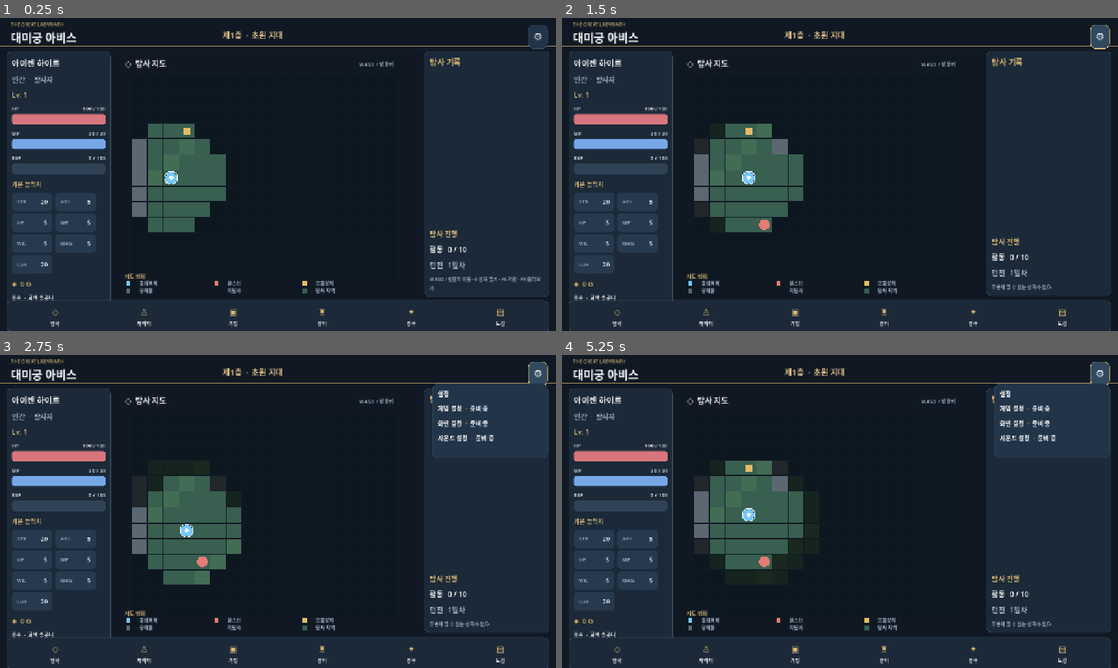
Above: before the commit, frames 1-4 (two rows, left to right).
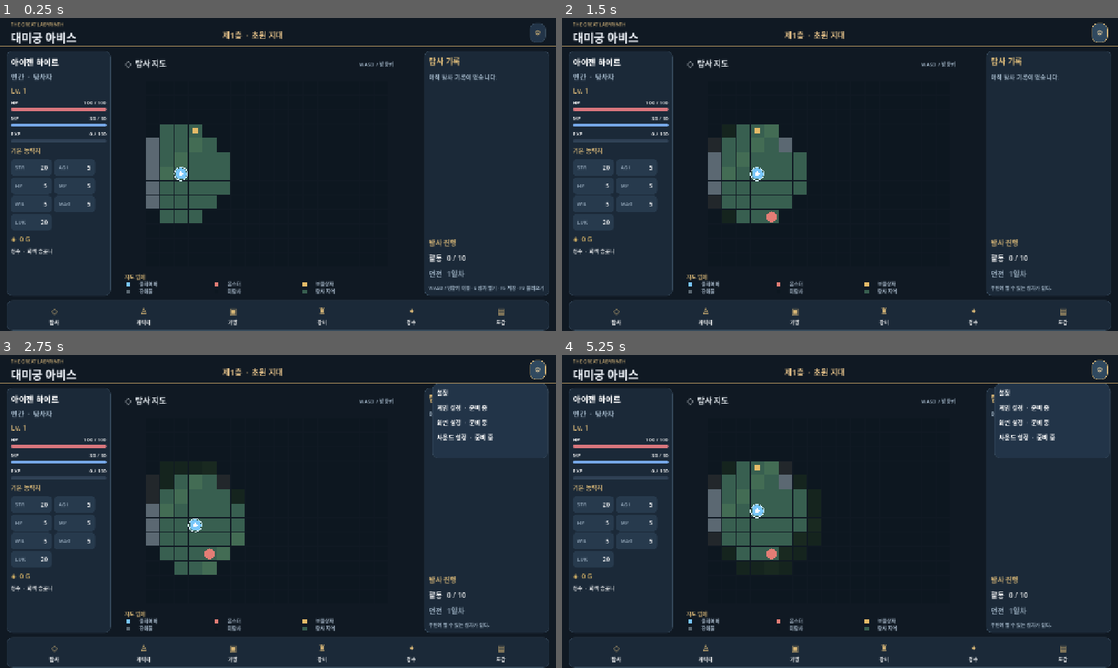
Above: after the commit, the same moments.

Repository: anjunhui007-dev/Abyss_v0_1
Game: Godot game, scene res://scenes/main.tscn
Two runs of this game, one before a commit and one after it. Both use one fixed random seed, a clock stepped at 60 frames per second and the inputs below.
Inputs:
- Up to frame 1 (0.25 s): no input
- Up to frame 2 (1.5 s): click "⚙" at 0.5 s; tap Enter at 1.25 s; hold D from 1.28 s (still down); tap E at 1.35 s
- Up to frame 3 (2.75 s): tap Space at 2 s; release D at 2.03 s; hold S from 2.03 s (still down); tap E at 2.1 s
- Up to frame 4 (5.25 s): tap Enter at 2.75, 4.25 s; release S at 2.78 s; hold D 2.78-3.53 s; tap E every 0.75 s from 2.85 to 5.1 s; tap Space at 3.5, 5 s; hold W 3.53-4.28 s; hold A from 4.28 s (still down)

The runs differ from the first frame. In frame 1, 7.2% of the frame differs, in the area x 1-99%, y 1-100%; in frame 2, 6.8%; in frame 3, 7.0%; in frame 4, 7.0%.

Commit message:
Tighten HUD spacing, slim progress bars, center map, separate legend and resize settings button

Diff:
--- a/scripts/main.gd
+++ b/scripts/main.gd
@@ -2,8 +2,8 @@
 
 const W := 17
 const H := 13
-const CELL := 36
-const ORIGIN := Vector2(305, 135)
+const CELL := 33
+const ORIGIN := Vector2(335, 145)
 const SAVE_PATH := "user://abyss_save.json"
 const DIRS := [Vector2i.UP, Vector2i.DOWN, Vector2i.LEFT, Vector2i.RIGHT]
 
@@ -66,7 +66,14 @@
 	style.border_color = Color(border)
 	style.set_border_width_all(1)
 	style.set_corner_radius_all(radius)
-	style.set_content_margin_all(12)
+	style.set_content_margin_all(10)
+	return style
+
+func _slim_style(bg: String) -> StyleBoxFlat:
+	var style := StyleBoxFlat.new()
+	style.bg_color = Color(bg)
+	style.set_corner_radius_all(4)
+	style.set_content_margin_all(0)
 	return style
 
 func _panel(pos: Vector2, dimensions: Vector2, bg: String = "1b2938") -> PanelContainer:
@@ -90,7 +97,7 @@
 
 func _stat_card(parent: Node, name: String, amount: String) -> void:
 	var card := PanelContainer.new()
-	card.custom_minimum_size = Vector2(94, 38)
+	card.custom_minimum_size = Vector2(94, 32)
 	card.add_theme_stylebox_override("panel", _style("273a4d", "273a4d", 7))
 	parent.add_child(card)
 	var row_box := HBoxContainer.new()
@@ -138,16 +145,19 @@
 	_make_label("제1층  ·  초원 지대", Vector2(512, 26), 18, Color("e5c28a"))
 	var settings_button := Button.new()
 	settings_button.text = "⚙"
-	settings_button.position = Vector2(1216, 15)
-	settings_button.custom_minimum_size = Vector2(43, 41)
-	settings_button.add_theme_font_size_override("font_size", 23)
+	settings_button.position = Vector2(1220, 12)
+	settings_button.custom_minimum_size = Vector2(34, 34)
+	settings_button.add_theme_font_size_override("font_size", 17)
+	settings_button.add_theme_color_override("font_color", Color("d9b878"))
+	settings_button.add_theme_color_override("font_hover_color", Color("f1d6a3"))
 	settings_button.add_theme_stylebox_override("normal", _style("223448"))
 	settings_button.add_theme_stylebox_override("hover", _style("30495f", "d9b878"))
+	settings_button.add_theme_stylebox_override("pressed", _style("30495f", "d9b878"))
 	settings_button.pressed.connect(_toggle_settings)
 	add_child(settings_button)
 	var left := _panel(Vector2(15, 76), Vector2(240, 563))
 	var left_col := VBoxContainer.new()
-	left_col.add_theme_constant_override("separation", 12)
+	left_col.add_theme_constant_override("separation", 8)
 	left.add_child(left_col)
 	var name_label := Label.new()
 	name_label.text = "아이젠 하이르"
@@ -175,11 +185,11 @@
 		amount.add_theme_font_size_override("font_size", 12)
 		line.add_child(amount)
 		var progress := ProgressBar.new()
-		progress.custom_minimum_size = Vector2(200, 9)
+		progress.custom_minimum_size = Vector2(200, 7)
 		progress.show_percentage = false
 		progress.max_value = 100
-		progress.add_theme_stylebox_override("background", _style("304256", "304256", 5))
-		progress.add_theme_stylebox_override("fill", _style(item[1], item[1], 5))
+		progress.add_theme_stylebox_override("background", _slim_style("304256"))
+		progress.add_theme_stylebox_override("fill", _slim_style(item[1]))
 		group.add_child(progress)
 		match item[0]:
 			"HP": hp_value = amount
@@ -191,7 +201,7 @@
 	var stat_grid := GridContainer.new()
 	stat_grid.columns = 2
 	stat_grid.add_theme_constant_override("h_separation", 6)
-	stat_grid.add_theme_constant_override("v_separation", 6)
+	stat_grid.add_theme_constant_override("v_separation", 4)
 	stat_column.add_child(stat_grid)
 	for stat in [["STR", "20"], ["AGI", "5"], ["HP", "5"], ["MP", "5"], ["WIL", "5"], ["MAG", "5"], ["LUK", "20"]]:
 		_stat_card(stat_grid, stat[0], stat[1])
@@ -209,8 +219,8 @@
 	middle.mouse_filter = Control.MOUSE_FILTER_IGNORE
 	_make_label("◇  탐사 지도", Vector2(288, 91), 18, Color("eaf0f5"))
 	_make_label("WASD / 방향키", Vector2(827, 97), 12, Color("9fb3c5"))
-	_make_label("지도 범례", Vector2(287, 585), 12, Color("d9b878"))
-	var legend_data := [["플레이어", 307, 603], ["몬스터", 510, 603], ["보물상자", 713, 603], ["장애물", 307, 620], ["미탐사", 510, 620], ["탐사 지역", 713, 620]]
+	_make_label("지도 범례", Vector2(287, 586), 12, Color("d9b878"))
+	var legend_data := [["플레이어", 307, 605], ["몬스터", 510, 605], ["보물상자", 713, 605], ["장애물", 307, 622], ["미탐사", 510, 622], ["탐사 지역", 713, 622]]
 	for item in legend_data:
 		_make_label(str(item[0]), Vector2(float(item[1]) + 14, float(item[2]) - 2), 11, Color("a5b6c7"))
 	var right := _panel(Vector2(977, 76), Vector2(288, 563))
@@ -224,6 +234,8 @@
 	right_col.add_child(heading)
 	reward_label = RichTextLabel.new()
 	reward_label.custom_minimum_size = Vector2(255, 345)
+	reward_label.add_theme_color_override("default_color", Color("eaf0f5"))
+	reward_label.text = "[color=#9fb3c5]아직 탐사 기록이 없습니다.[/color]"
 	reward_label.size_flags_vertical = Control.SIZE_EXPAND_FILL
 	reward_label.bbcode_enabled = true
 	reward_label.scroll_active = true
@@ -487,7 +499,7 @@
 		if not reward_parts.is_empty():
 			line += "\n[font_size=12]" + "    ".join(reward_parts) + "[/font_size]"
 		entries.append(line)
-	reward_label.text = "\n\n".join(entries)
+	reward_label.text = "\n\n".join(entries) if not entries.is_empty() else "[color=#9fb3c5]아직 탐사 기록이 없습니다.[/color]"
 	reward_label.scroll_to_line(0)
 	activity_value.text = "활동   %d / 10" % activity
 	day_value.text = "던전   %d일차" % day
@@ -504,7 +516,7 @@
 	draw_rect(Rect2(0, 65, 1280, 2), Color("b59660"))
 	for i in range(6):
 		var sx: float = 291.0 + float(i % 3) * 203.0
-		var sy: float = 606.0 + float(i / 3) * 17.0
+		var sy: float = 608.0 + float(i / 3) * 17.0
 		var colors: Array[Color] = [Color("79c7fa"), Color("e37d75"), Color("e5bb68"), Color("5b6872"), Color("0d1720"), Color("385f50")]
 		draw_rect(Rect2(sx, sy, 9, 9), colors[i])
 	for y in range(H):
